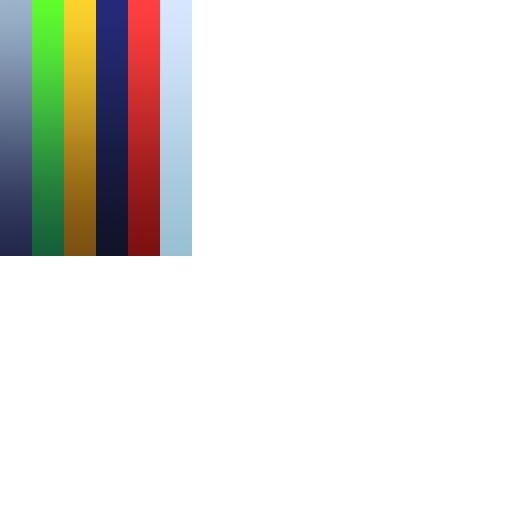
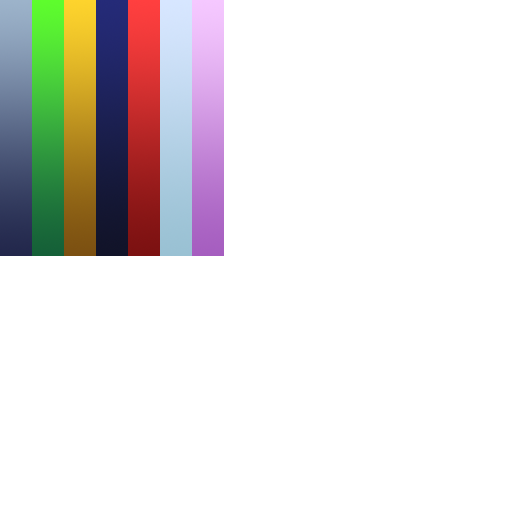
Comparing the layer stacks of the two (512, 512) images. Changes:
pixels changed over (192, 0, 224, 256) (layer not identified)
